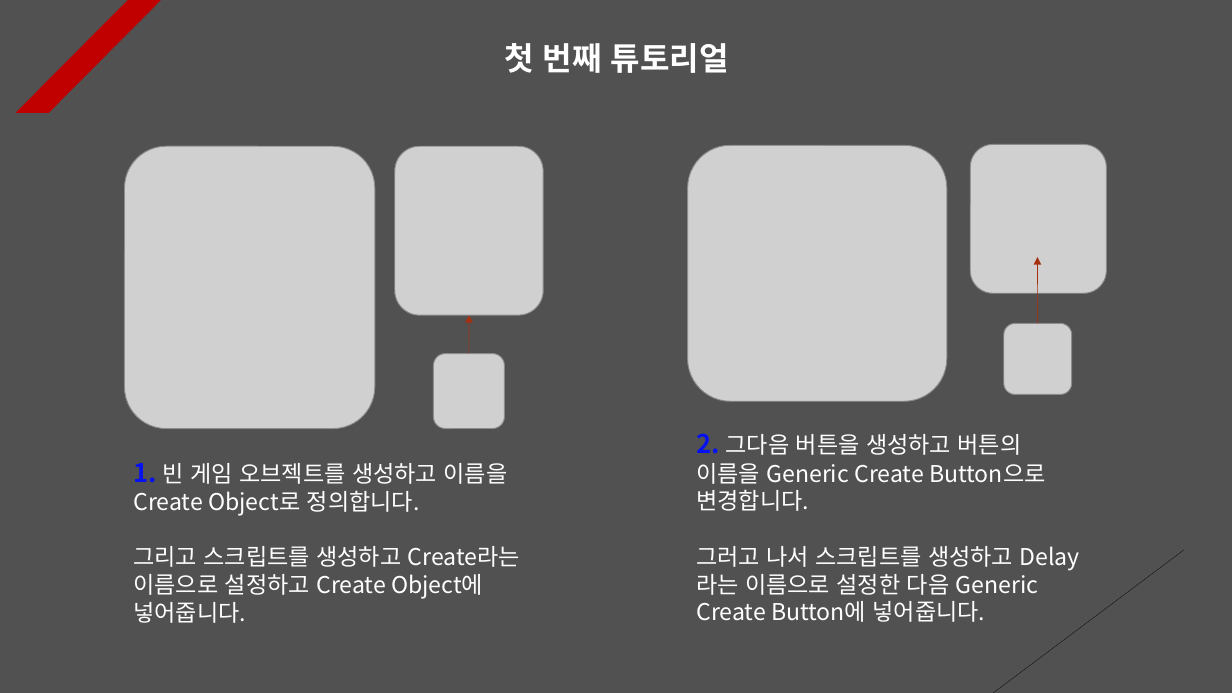
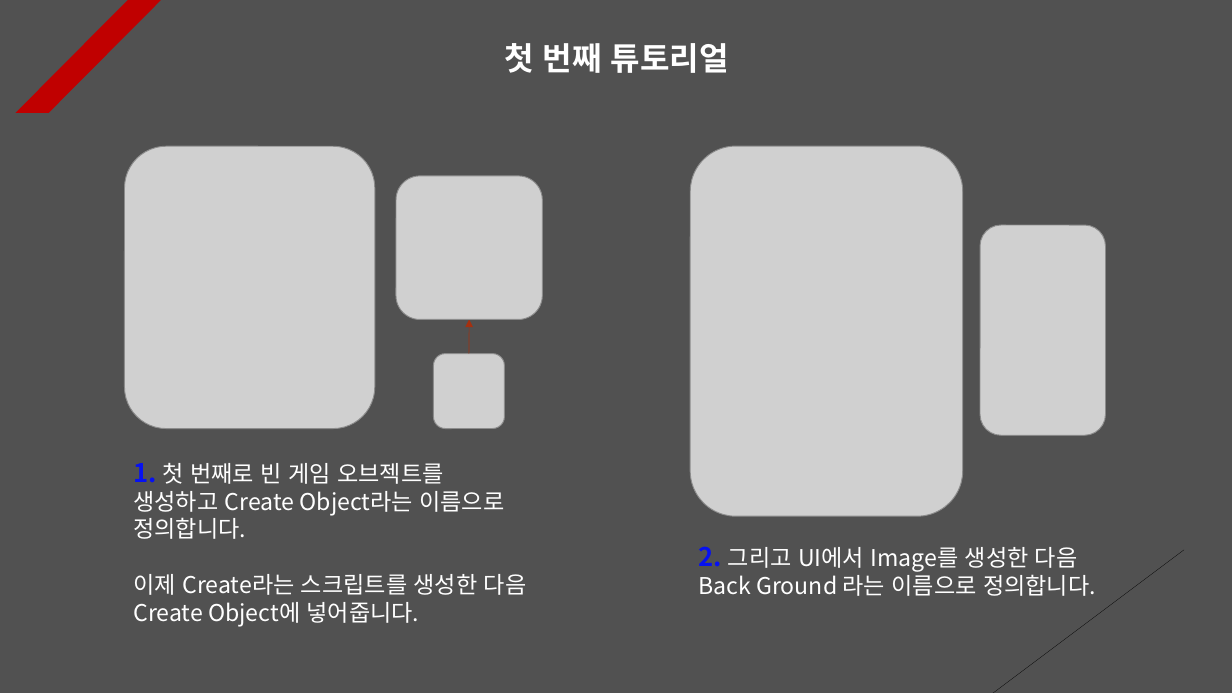
Before and after one commit to Unity2033/3D-UnityEngine, a slide deck: slide 1 of Assets/Class/Instantiate & Destroy/PPT Data/Instatiate and Destroy Example.pptx. Drawn at 1232x693 pixels with LibreOffice and Linux fonts; fonts in the diff are those of the drawing; grey boxes stand for pictures. Boxes give left, top, right and bottom in pixels: in the first picture for what was removed or moved away, otherwise in the second. Text is boxed around its words. In the diff, an @@ line names an element or a change of style, - is before the commit and + after.

```diff
--- a/Assets/Class/Instantiate & Destroy/PPT Data/Instatiate and Destroy Example.pptx
+++ b/Assets/Class/Instantiate & Destroy/PPT Data/Instatiate and Destroy Example.pptx
@@ picture: place and size @@
-picture at (688,145,946,401)
+picture at (690,146,963,516)
@@ picture: place and size @@
-picture at (395,146,543,315)
+picture at (396,176,543,319)
@@ picture: place and size @@
-picture at (970,144,1106,293)
+picture at (981,226,1106,435)
@@ arrow removed from (1038, 323) to (1038, 257) @@
@@ arrow moved from (469, 354) - (470, 315) to (470, 354) - (470, 320) @@
@@ picture removed at (1004,323,1072,395) @@
@@ text at (133,463,527,626): text changed @@
-1. 빈 게임 오브젝트를 생성하고 이름을 Create Object로 정의합니다.
-그리고 스크립트를 생성하고 Create라는 이름으로 설정하고 Create Object에 넣어줍니다.
+1. 첫 번째로 빈 게임 오브젝트를 생성하고 Create Object라는 이름으로 정의합니다.
+이제 Create라는 스크립트를 생성한 다음 Create Object에 넣어줍니다.
@@ text at (698,546,1096,596): text changed @@
-2. 그다음 버튼을 생성하고 버튼의 이름을 Generic Create Button으로 변경합니다.
-그러고 나서 스크립트를 생성하고 Delay라는 이름으로 설정한 다음 Generic Create Button에 넣어줍니다.
+2. 그리고 UI에서 Image를 생성한 다음 Back Ground 라는 이름으로 정의합니다.
```
Also in this commit, not shown: 2 other slides changed, 1 slide added, 3 slides removed, 27 other files.
